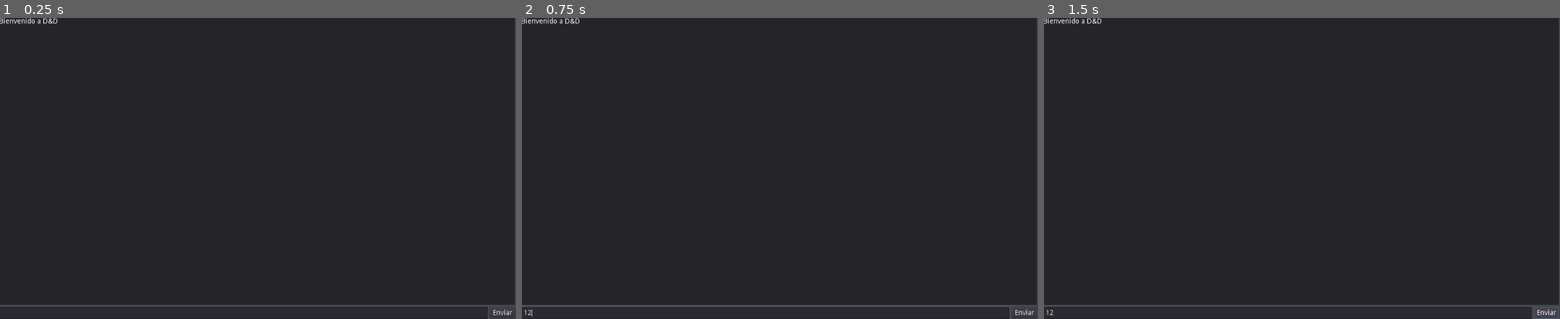
Above: before the commit, frames 1-3 (left to right).
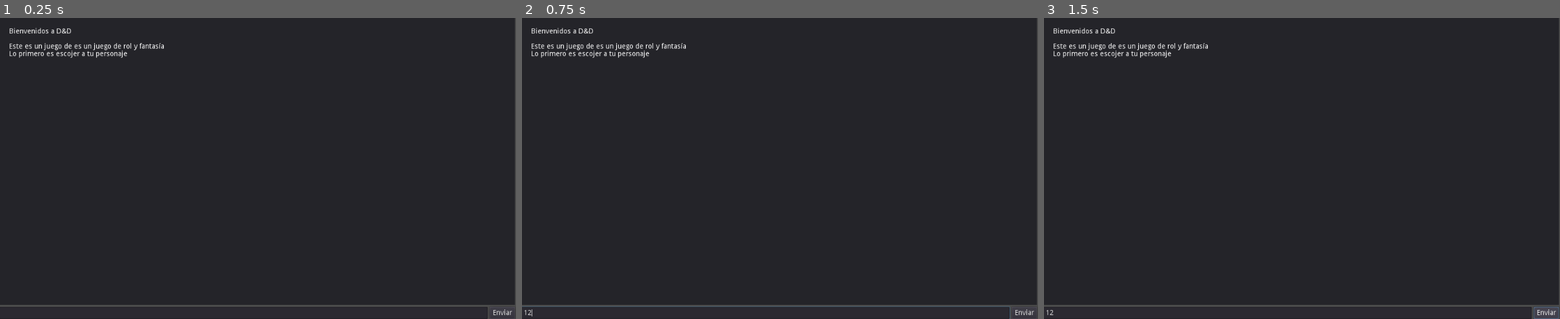
Above: after the commit, the same moments.

Repository: automaton641/D-D
Game: Godot game, scene res://Esena_principal.tscn
Two runs of this game, one before a commit and one after it. Both use one fixed random seed, a clock stepped at 60 frames per second and the inputs below.
Inputs (mouse positions are in pixels of both pictures, inside the frame that each line leads up to):
- Up to frame 1 (0.25 s): no input
- Up to frame 2 (0.75 s): click (764, 312) at 0.52 s; type "12" at 0.6 s
- Up to frame 3 (1.5 s): click "Enviar" at 1.25 s

The runs differ from the first frame. In frame 1, 0.7% of the frame differs, in the area x 0-32%, y 0-14%; in frame 2, 0.7%; in frame 3, 0.7%.

Commit message:
margen y un poco de texto

Diff:
--- a/godot/D_D.gd
+++ b/godot/D_D.gd
@@ -5,7 +5,10 @@
 
 
 func main():
-	buffer_salida.add_text("Bienvenido a D&D")
+	var mensaje_bienvenida = "Bienvenidos a D&D \n\nEste es un juego de es un juego de rol y fantasía "
+	var mensaje_opciones = "\nLo primero es escojer a tu personaje"
+	buffer_salida.add_text(mensaje_bienvenida)
+	buffer_salida.add_text(mensaje_opciones)
 
 # Called when the node enters the scene tree for the first time.
 func _ready():
--- a/godot/Esena_principal.tscn
+++ b/godot/Esena_principal.tscn
@@ -23,6 +23,10 @@
 [node name="RichTextLabel" type="RichTextLabel" parent="VBoxContainer/Panel"]
 anchor_right = 1.0
 anchor_bottom = 1.0
+margin_left = 20.0
+margin_top = 20.0
+margin_right = -20.0
+margin_bottom = -20.0
 size_flags_horizontal = 3
 __meta__ = {
 "_edit_use_anchors_": false
